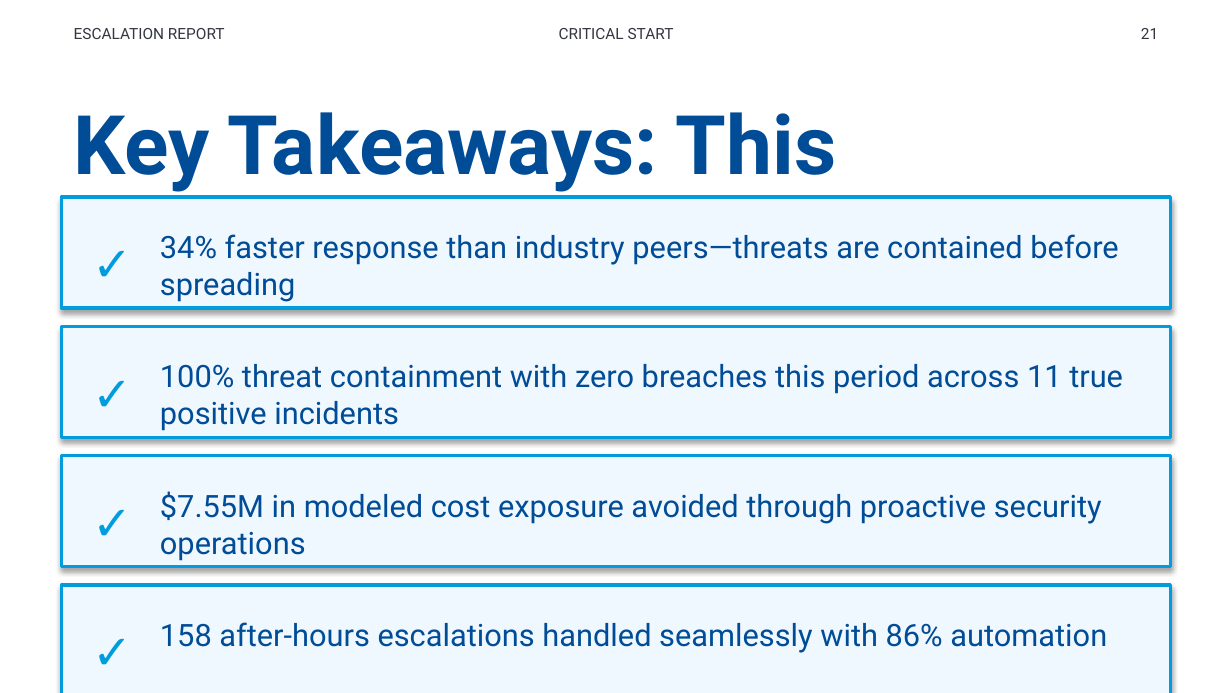
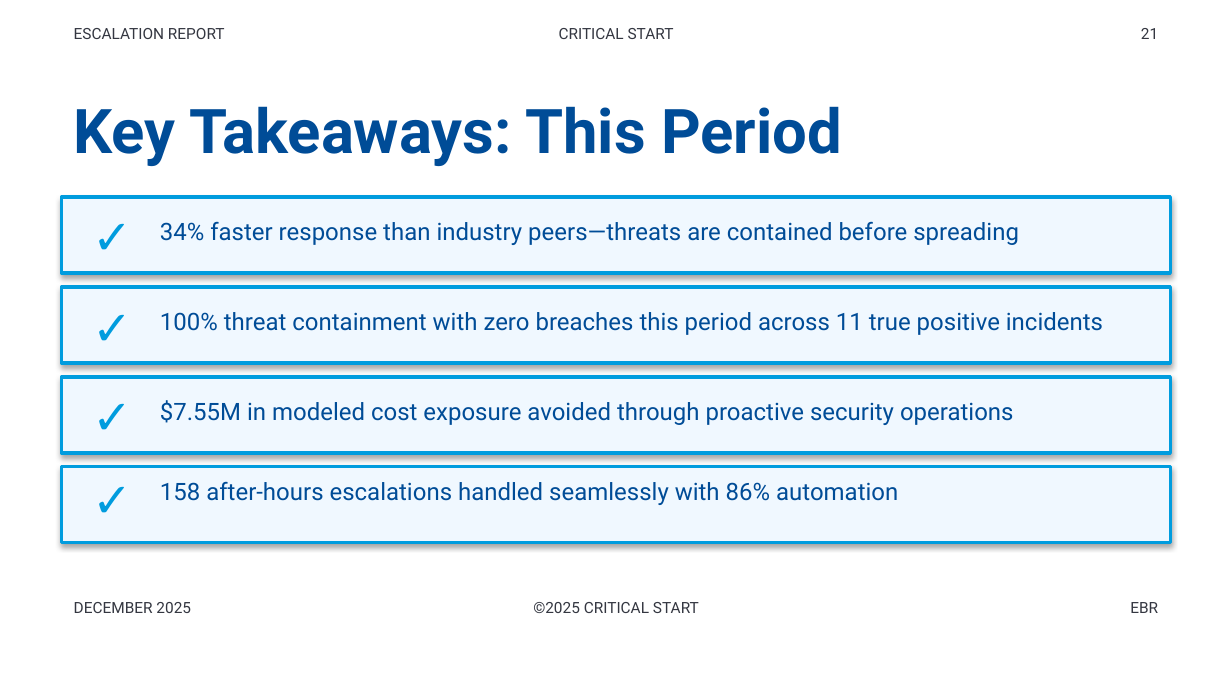
Before and after one commit to peregr956/Escalation-Details-Report, a slide deck: slide 21 of output/escalation_report_2025-12-22.pptx. Drawn at 1232x693 pixels with LibreOffice and Linux fonts; fonts in the diff are those of the drawing. Boxes give left, top, right and bottom in pixels: in the first picture for what was removed or moved away, otherwise in the second. Text is boxed around its words. In the diff, an @@ line names an element or a change of style, - is before the commit and + after.

Commit message:
Enhance presentation structure by adding gray section title cards with narrative subtitles for improved executive storytelling. Update related documentation and ensure consistent branding across slides.

```diff
--- a/output/escalation_report_2025-12-22.pptx
+++ b/output/escalation_report_2025-12-22.pptx
@@ text "Key Takeaways: This Period" at box(74, 106, 842, 166): size 48 to 36 pt @@
@@ rectangle: place and size @@
-rectangle at box(62, 197, 1170, 308)
+rectangle at box(62, 197, 1170, 274)
@@ text "✓": place and size @@
-text "✓" at box(80, 228, 142, 290)
+text "✓" at box(80, 200, 142, 261)
@@ text "34% faster response than industry ...": place and size @@
-text "34% faster response than industry ..." at box(160, 234, 1118, 302)
+text "34% faster response than industry ..." at box(160, 221, 1019, 245)
@@ rectangle: place and size @@
-rectangle at box(62, 326, 1170, 437)
+rectangle at box(62, 287, 1170, 363)
@@ text "✓": place and size @@
-text "✓" at box(80, 357, 142, 419)
+text "✓" at box(80, 291, 142, 352)
@@ text "100% threat containment with zero ...": place and size @@
-text "100% threat containment with zero ..." at box(160, 364, 1123, 431)
+text "100% threat containment with zero ..." at box(160, 312, 1103, 335)
@@ rectangle: place and size @@
-rectangle at box(62, 456, 1170, 567)
+rectangle at box(62, 377, 1170, 453)
@@ text "✓": place and size @@
-text "✓" at box(80, 487, 142, 548)
+text "✓" at box(80, 381, 142, 442)
@@ text "$7.55M in modeled cost exposure ...": place and size @@
-text "$7.55M in modeled cost exposure ..." at box(160, 494, 1102, 561)
+text "$7.55M in modeled cost exposure ..." at box(160, 400, 1014, 425)
@@ rectangle: place and size @@
-rectangle at box(62, 585, 1170, 693)
+rectangle at box(62, 467, 1170, 543)
@@ text "✓": place and size @@
-text "✓" at box(80, 616, 142, 678)
+text "✓" at box(80, 463, 142, 525)
@@ size 18 to 14 pt in 4 elements at box(160, 221, 1019, 245), box(160, 312, 1103, 335), box(160, 400, 1014, 425), box(160, 482, 898, 505) @@
@@ text "158 after-hours escalations handled seamlessly ...": place and size @@
-text "158 after-hours escalations handled seamlessly ..." at box(160, 622, 1107, 653)
+text "158 after-hours escalations handled seamlessly ..." at box(160, 482, 898, 505)
@@ text "DECEMBER 2025" rewrapped from box(74, 645, 191, 663) to box(74, 602, 191, 613) @@
@@ text added at box(533, 602, 699, 613), 9 pt, text #343741 @@
+©2025 CRITICAL START
@@ text added at box(1130, 602, 1158, 613), 9 pt, text #343741 @@
+EBR
```
Also in this commit, not shown: 21 other slides changed, 10 other files.
